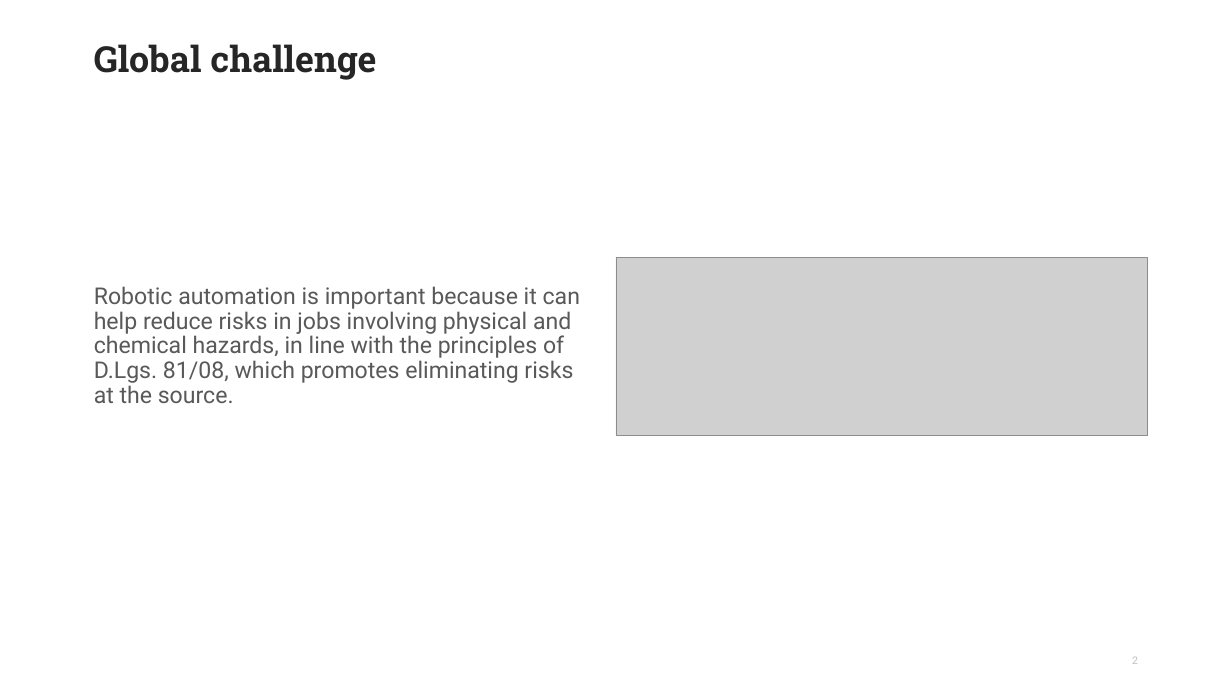
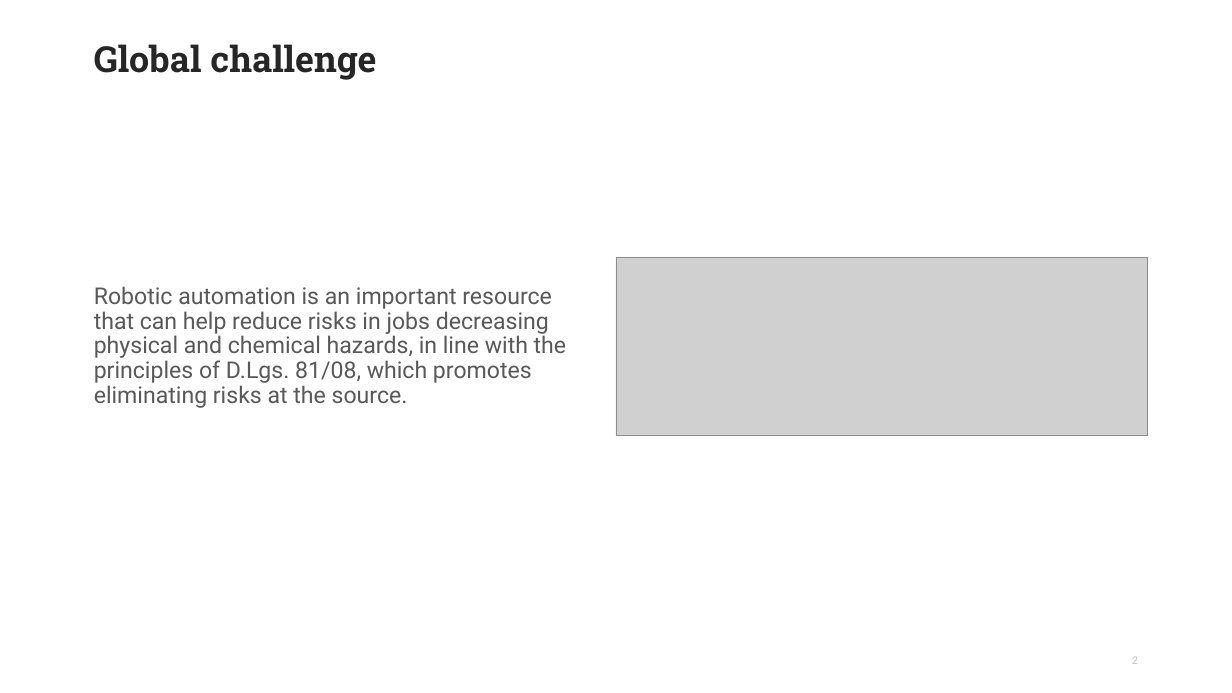
Before and after one commit to MecG2/assignment_mdm02, a slide deck: slide 2 of assigment.pptx. Drawn at 1232x693 pixels with LibreOffice and Linux fonts; fonts in the diff are those of the drawing; grey boxes stand for pictures; background and template pictures are left out. Boxes give left, top, right and bottom in pixels: in the first picture for what was removed or moved away, otherwise in the second. Text is boxed around its words. In the diff, an @@ line names an element or a change of style, - is before the commit and + after.

```diff
--- a/assigment.pptx
+++ b/assigment.pptx
@@ text at [94, 286, 566, 408]: text changed @@
-Robotic automation is important because it can help reduce risks in jobs involving physical and chemical hazards, in line with the principles of D.Lgs. 81/08, which promotes eliminating risks at the source.
+Robotic automation is an important resource that can help reduce risks in jobs decreasing physical and chemical hazards, in line with the principles of D.Lgs. 81/08, which promotes eliminating risks at the source.
```
Also in this commit, not shown: 6 other slides changed.
